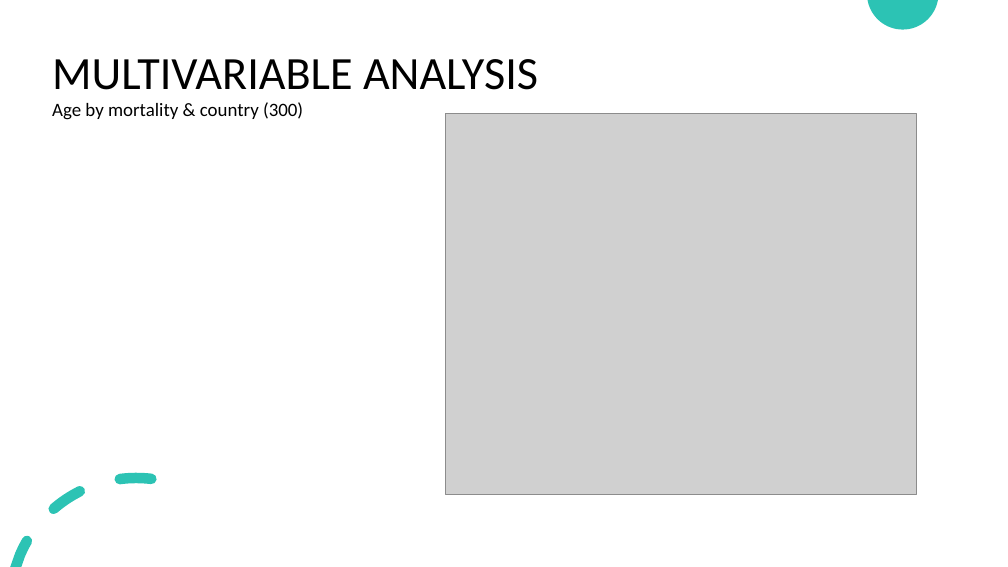
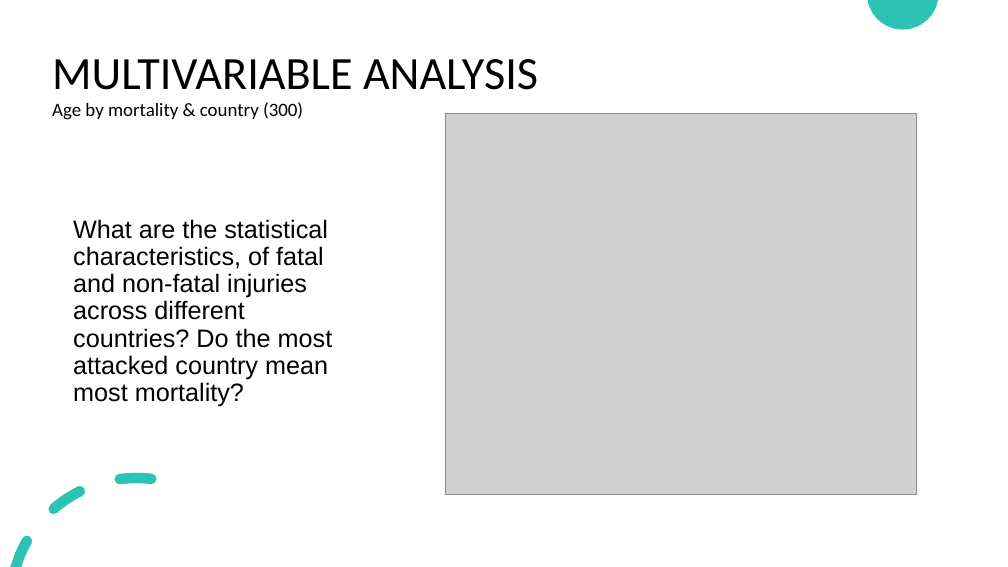
Before and after one commit to OSCGRA/shark_attack_report, a slide deck: slide 13 of Shark Attacks Report.pptx. Drawn at 1008x567 pixels with LibreOffice and Linux fonts; fonts in the diff are those of the drawing; grey boxes stand for pictures. Boxes give left, top, right and bottom in pixels: in the first picture for what was removed or moved away, otherwise in the second. Text is boxed around its words. In the diff, an @@ line names an element or a change of style, - is before the commit and + after.

```diff
--- a/Shark Attacks Report.pptx
+++ b/Shark Attacks Report.pptx
@@ text added at [73, 219, 333, 407], 24 pt, text #000000 @@
+  What are the statistical characteristics, of fatal and non-fatal injuries across different countries? Do the most attacked country mean most mortality?
```
Also in this commit, not shown: 1 other slide changed, 1 other file.
